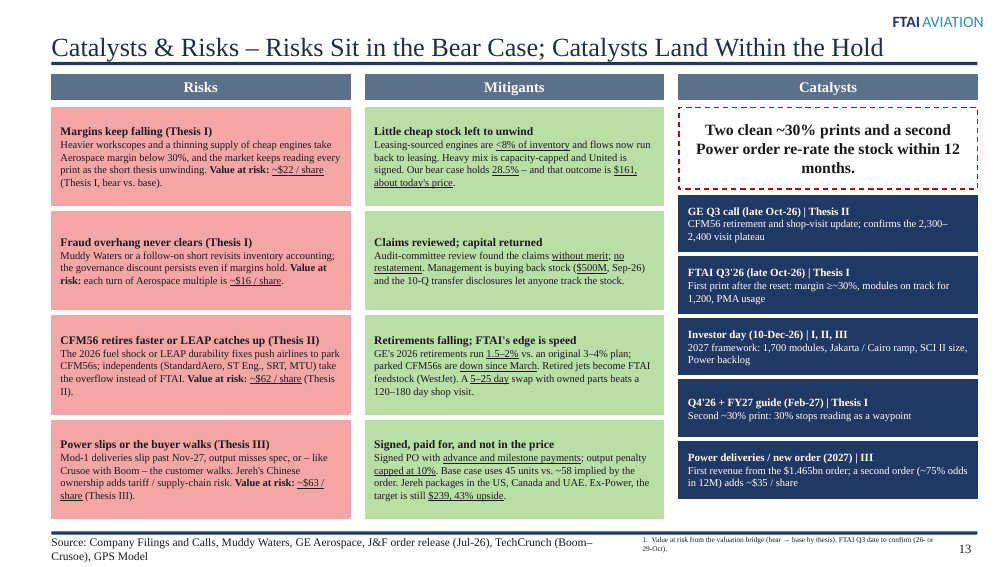
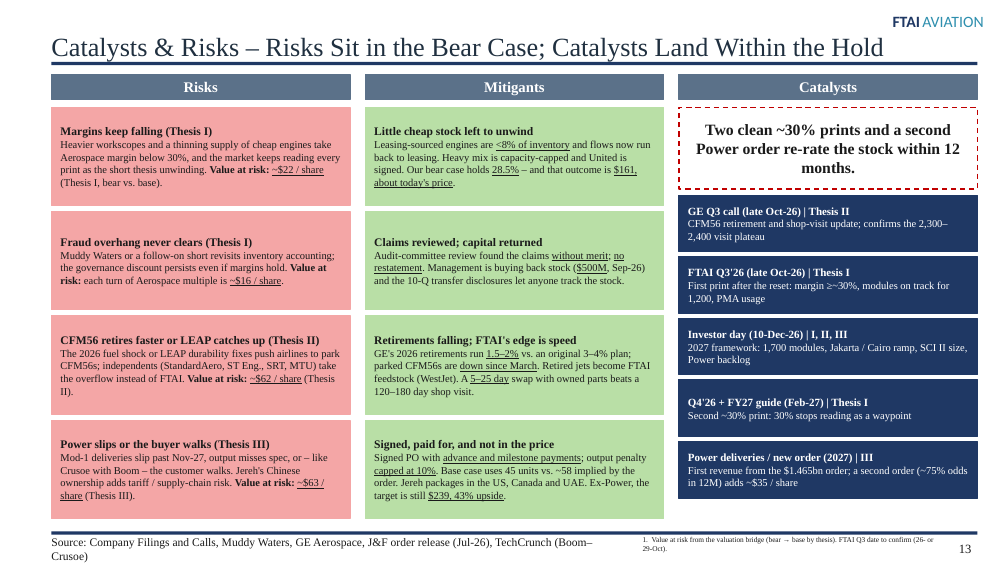
Before and after one commit to maxlsmls-dot/SPOT, a slide deck: slide 13 of ftai_pitch/FTAI_Long_Pitch.pptx. Drawn at 1008x567 pixels with LibreOffice and Linux fonts; fonts in the diff are those of the drawing. Boxes give left, top, right and bottom in pixels: in the first picture for what was removed or moved away, otherwise in the second. Text is boxed around its words. In the diff, an @@ line names an element or a change of style, - is before the commit and + after.

```diff
--- a/ftai_pitch/FTAI_Long_Pitch.pptx
+++ b/ftai_pitch/FTAI_Long_Pitch.pptx
@@ text at [51,538,593,562]: text changed @@
-Source: Company Filings and Calls, Muddy Waters, GE Aerospace, J&F order release (Jul-26), TechCrunch (Boom–Crusoe), GPS Model
+Source: Company Filings and Calls, Muddy Waters, GE Aerospace, J&F order release (Jul-26), TechCrunch (Boom–Crusoe)
```
Also in this commit, not shown: 11 other slides changed, 12 other files.
